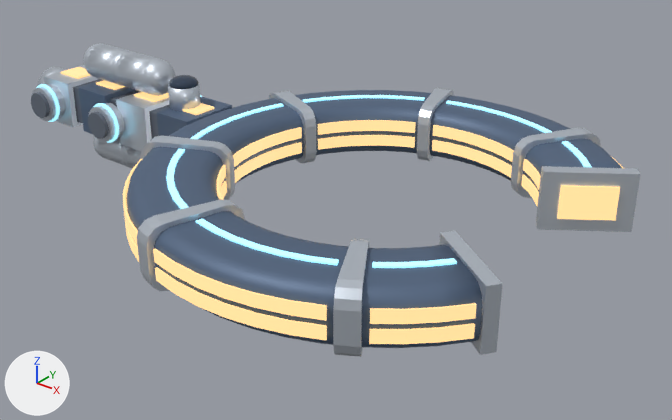
The glTF model design/assets/models/station-orbital-depot.glb as it was, and as the next commit left it.
The view is the same before and after, from a 50 mm camera at (0.881, -0.925, 0.523) aimed at (0.109, 0.04, -0.076). Arrows for +X, +Y and +Z are at lower left; the lights stay in place. The picture after the commit comes second. Where no turn or scale is listed for an object, it has been applied to the vertices.

Objects in the first picture: 'berth_2', 'berth_4', 'concourse', 'spine'.
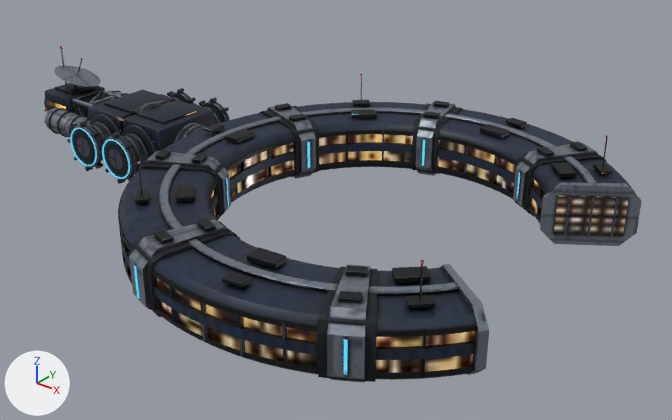
ob_root is not drawn itself; it is the parent of ob_berth_1, ob_berth_2, ob_berth_3, ob_berth_4.

The edits, one by one:
Picture 'station_normal' (img_station_normal) is new.
Picture 'station_emit' (img_station_emit) is new.
Picture 'station_albedo' (img_station_albedo) is new.
Picture 'station_orm' (img_station_orm) is new.
Material 'station_baked' (mat_station_baked) is new.
Uses the picture img_station_albedo.
Uses the picture img_station_emit.
Uses the picture img_station_normal.
Uses the picture img_station_orm.
Mesh me_station is new.
It has 15972 vertices, 30808 faces and spans x -0.5..0.5, y -0.342..0.342, z -0.079..0.079.
It uses material mat_station_baked.
Object 'root' (ob_root) moves from (0.215, 0.0, 0.0) to (0.215, 0.0, -0.0277).
Object 'root' (ob_root) is rescaled from (0.76, 0.76, 0.76) to (0.0787, 0.0787, 0.0787).
Object 'berth_1' (ob_berth_1) is rescaled from (0.0426, 0.0426, 0.0426) to (0.52, 0.52, 0.52).
Object 'berth_2' (ob_berth_2) now shows me_berth_1 instead of me_berth_2.
Object 'berth_2' (ob_berth_2) moves from (-0.65, -0.0836, 0.0) to (-5.3, -1.065, 0.0).
Object 'berth_2' (ob_berth_2) turns from (0, 0, 0) to (-180, -90, 0) degrees about x, y and z.
Object 'berth_2' (ob_berth_2) is rescaled from (0.0426, 0.0426, 0.0426) to (0.52, 0.52, 0.52).
Object 'berth_4' (ob_berth_4) now shows me_berth_1 instead of me_berth_4.
Object 'berth_4' (ob_berth_4) moves from (-0.85, -0.0836, 0.0) to (-6.3, -1.065, 0.0).
Object 'berth_4' (ob_berth_4) turns from (0, 0, 0) to (-180, -90, 0) degrees about x, y and z.
Object 'berth_4' (ob_berth_4) is rescaled from (0.0426, 0.0426, 0.0426) to (0.52, 0.52, 0.52).
Object 'concourse' (ob_concourse) is deleted.
Object 'spine' (ob_spine) is deleted.
Object 'station' (ob_station) is new; it shows me_station.
Its location is (0.0, 0.0, 0.0).

Location of each change, [x1, y1, x2, y2] in pixels of the pictures (672 x 420 px):
'station', added: after [43, 46, 642, 382]
'concourse', deleted: before [123, 88, 640, 357]
    faces in mat_hull (blue #596c86): [126, 90, 622, 348]
    faces in mat_window (brown #a08159, glowing beige #ffd495): [123, 120, 623, 344]
    faces in mat_alloy (white #d1dae5): [137, 88, 640, 357]
    faces in mat_seam (cyan #9ee8fd, glowing cyan #9ee8fd): [166, 95, 592, 268]
'spine', deleted: before [38, 43, 232, 169]
    faces in mat_alloy (white #d1dae5): [38, 43, 201, 169]
    faces in mat_hull (blue #596c86): [78, 80, 232, 136]
    faces in mat_window (brown #a08159, glowing beige #ffd495): [61, 67, 214, 115]
    faces in mat_graphite (greyish blue #6f7986): [73, 79, 170, 139]
    faces in mat_glass (dark blue #303f55): [169, 75, 199, 89]
'berth_2', moved, rescaled, reshaped, turned: before [88, 103, 124, 143]; after [99, 125, 157, 184]
'berth_4', moved, rescaled, reshaped, turned: before [31, 84, 65, 122]; after [67, 114, 122, 171]
'berth_1', moved, rescaled (not visible before): after [193, 97, 230, 124]
'berth_3', moved, rescaled (not visible before): after [159, 88, 196, 104]
